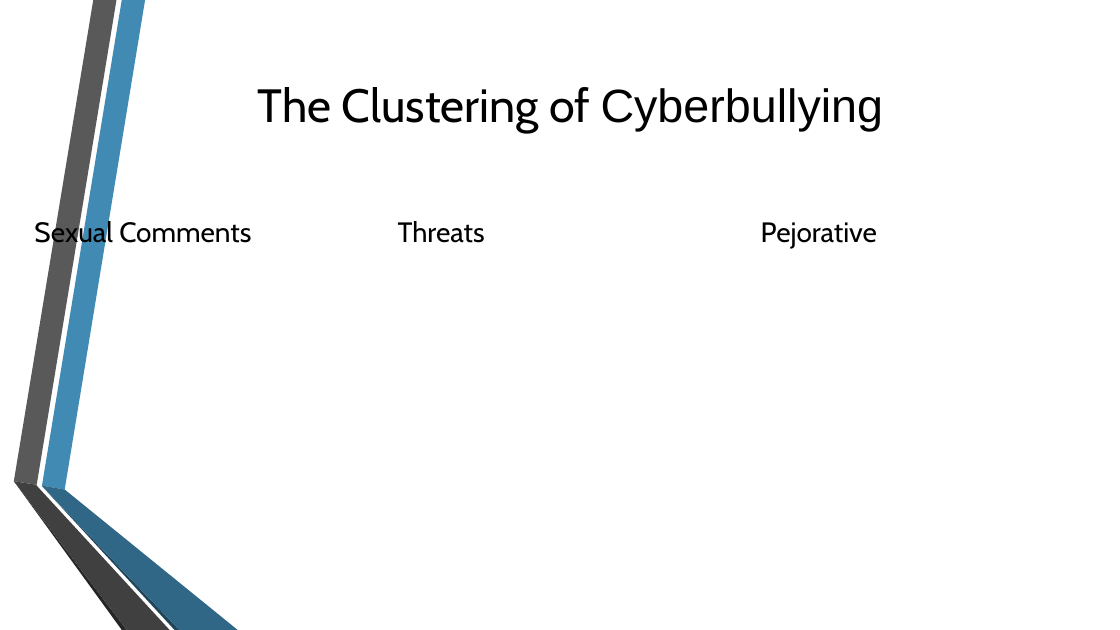
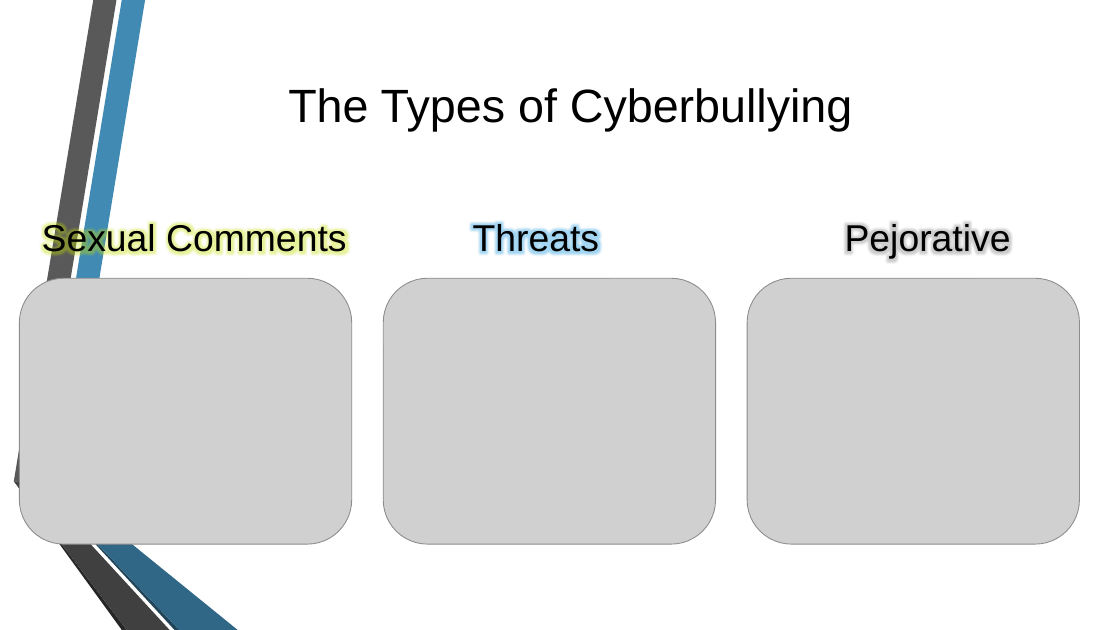
Before and after one commit to may-tal/nlpProject, a slide deck: slide 12 of CyberBullying.pptx (slide 11 before the commit). Drawn at 1120x630 pixels with LibreOffice and Linux fonts; fonts in the diff are those of the drawing; grey boxes stand for pictures; background and template pictures are left out. Boxes give left, top, right and bottom in pixels: in the first picture for what was removed or moved away, otherwise in the second. Text is boxed around its words. In the diff, an @@ line names an element or a change of style, - is before the commit and + after.

Commit message:
final pptx

```diff
--- a/CyberBullying.pptx
+++ b/CyberBullying.pptx
@@ title at (x1=288, y1=88, x2=852, y2=132): text changed; font Cabin to Arial @@
-The Clustering of Cyberbullying
+The Types of Cyberbullying
@@ text "Sexual Comments" moved from (x1=34, y1=218, x2=251, y2=248) to (x1=42, y1=222, x2=346, y2=259) @@
@@ text "Threats" moved from (x1=398, y1=221, x2=485, y2=243) to (x1=473, y1=222, x2=599, y2=259) @@
@@ size 24 to 32 pt, font Cabin to Arial in 3 elements at (x1=42, y1=222, x2=346, y2=259), (x1=473, y1=222, x2=599, y2=259), (x1=845, y1=222, x2=1011, y2=259) @@
@@ text "Pejorative" moved from (x1=761, y1=222, x2=877, y2=248) to (x1=845, y1=222, x2=1011, y2=259) @@
@@ picture added at (x1=19, y1=278, x2=352, y2=544) @@
@@ picture added at (x1=383, y1=278, x2=716, y2=544) @@
@@ picture added at (x1=747, y1=278, x2=1080, y2=544) @@
```
Also in this commit, not shown: 4 other slides changed, 2 slides added.
